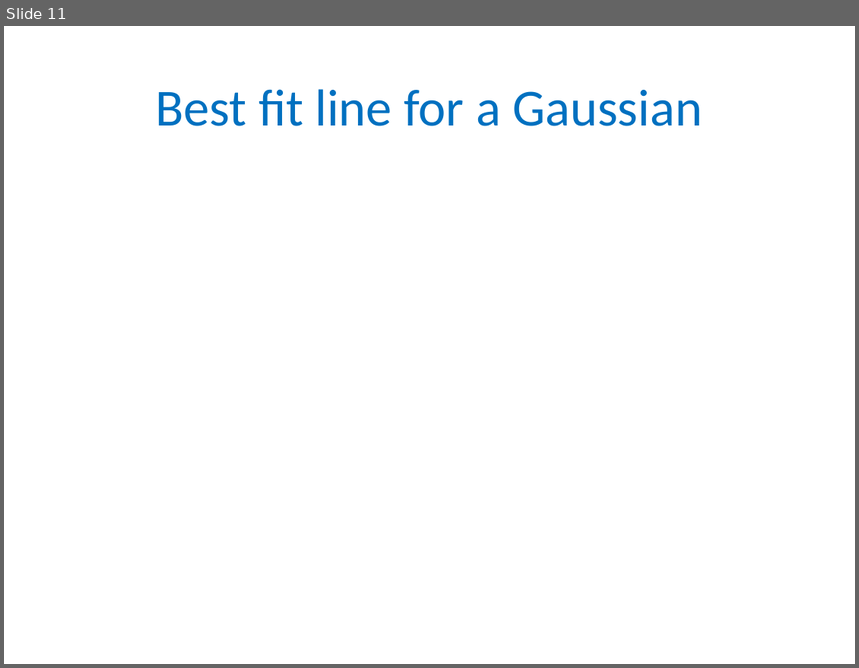
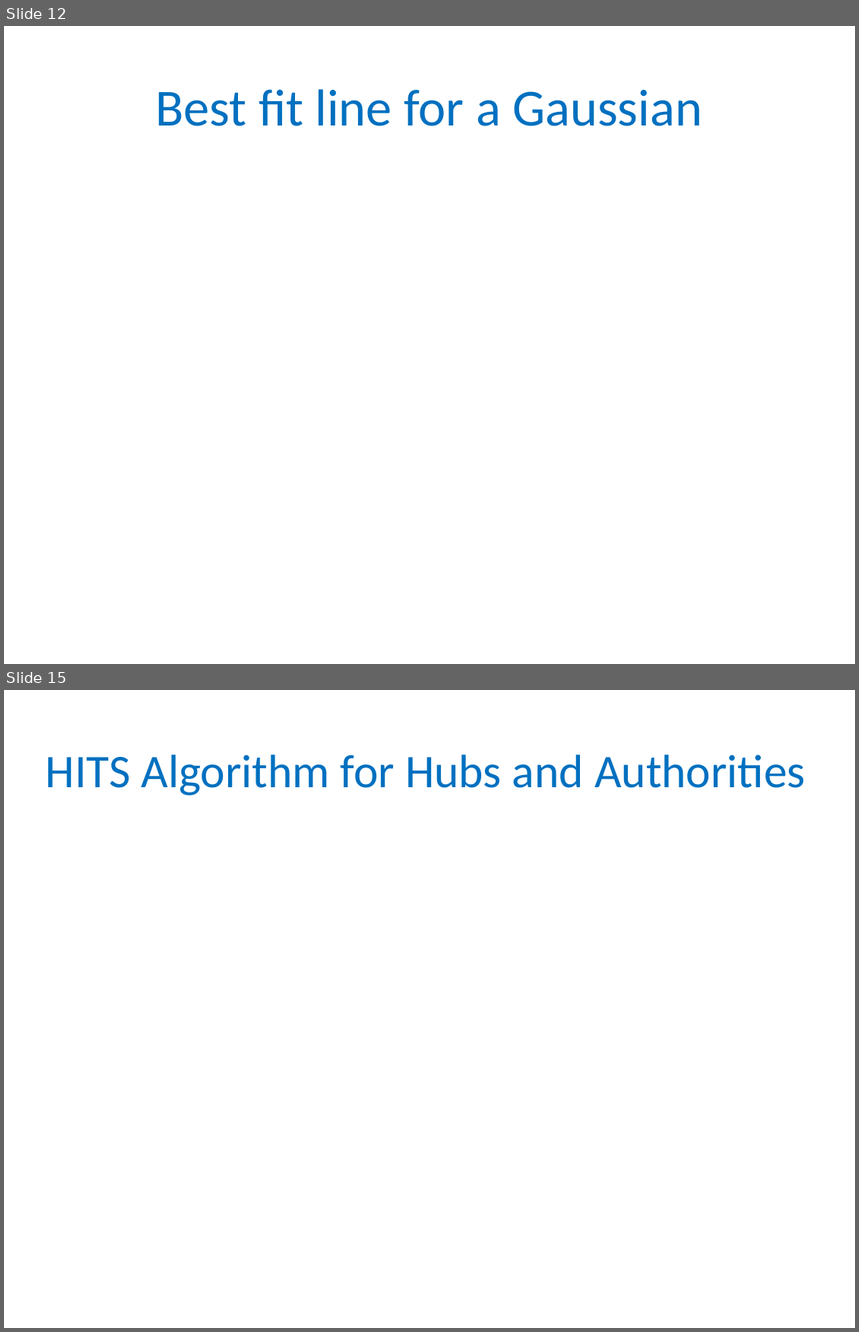
Before and after one commit to gyaroslavtsev/gyaroslavtsev.github.io, a slide deck: b609/lec05.pptx. Shown one above the other, each under a label of ours: slide 11 before the commit, slides 12 and 15 after it; the slides between them are not shown. The pictures are 859x668 and 859x1332 pixels, drawn with LibreOffice and Linux fonts; fonts in the diff are those of the drawing; grey boxes stand for pictures. Boxes give left, top, right and bottom in pixels: in the first picture for what was removed or moved away, otherwise in the second. Text is boxed around its words. In the diff, an @@ line names an element or a change of style, - is before the commit and + after.

```diff
--- a/b609/lec05.pptx
+++ b/b609/lec05.pptx
@@ slide 15 added at box(4, 690, 855, 1328), background #FFFFFF @@
@@ title added at box(46, 755, 806, 796), 39.6 pt, text #0070C0 @@
+HITS Algorithm for Hubs and Authorities
@@ what was slide 11 is now slide 12 @@
```
Also in this commit, not shown: 1 slide changed, 4 other slides added, 3 other files.
